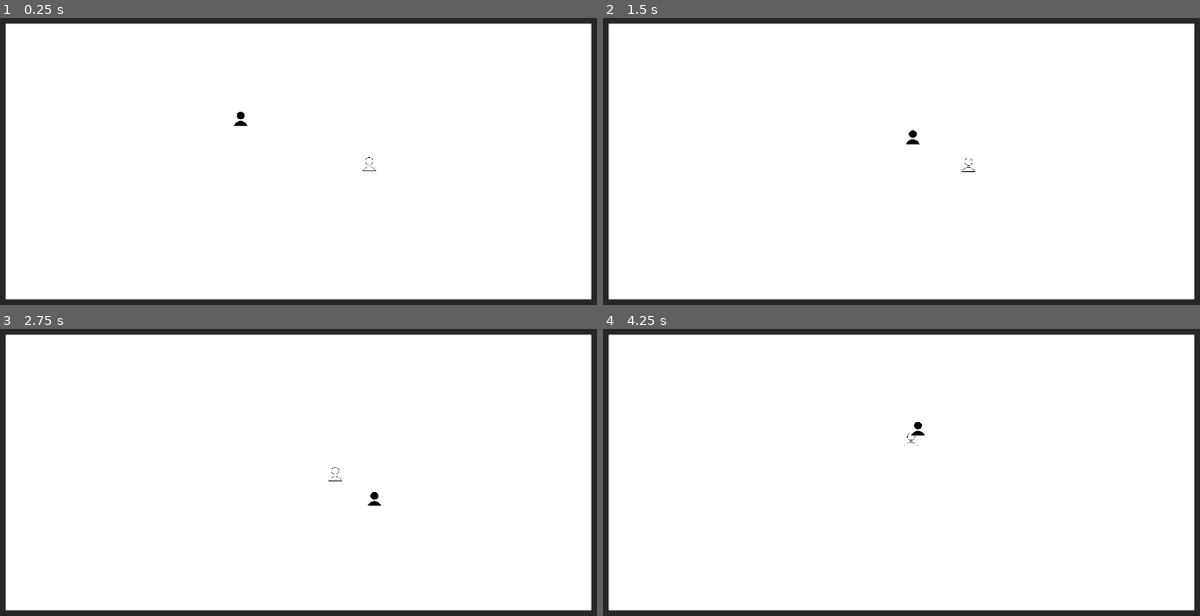
Above: before the commit, frames 1-4 (two rows, left to right).
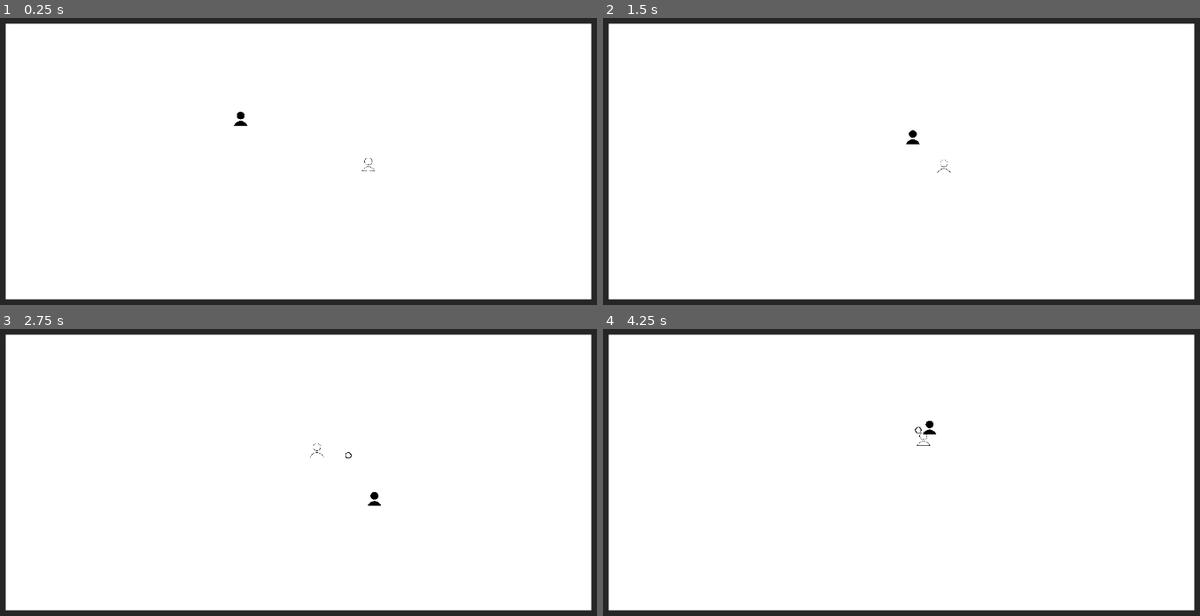
Above: after the commit, the same moments.

Repository: haihala/mankind-knew
Game: Godot game, scene res://world.tscn
Two runs of this game, one before a commit and one after it. Both use one fixed random seed, a clock stepped at 60 frames per second and the inputs below.
Inputs:
- Up to frame 1 (0.25 s): no input
- Up to frame 2 (1.5 s): hold D (move_right) 0.53-1.28 s; hold S (move_down) from 1.28 s (still down)
- Up to frame 3 (2.75 s): release S (move_down) at 2.03 s; hold D (move_right) from 2.03 s (still down)
- Up to frame 4 (4.25 s): release D (move_right) at 2.78 s; hold W (move_up) 2.78-3.53 s; hold A (move_left) from 3.53 s (still down)

The runs differ from the first frame. In frame 1, less than 0.1% of the frame differs, in the area x 60-64%, y 48-54%; in frame 2, less than 0.1%; in frame 3, less than 0.1%; in frame 4, 0.2%, in the area x 50-56%, y 31-41%.

Commit message:
NPCs shoot ideology

Diff:
--- a/godot-project/npc.gd
+++ b/godot-project/npc.gd
@@ -1,8 +1,12 @@
 extends CharacterBody2D
 
+@export var projectile_scene: PackedScene
 @export var speed: float = 50
 var next_direction: Vector2
 var prev_direction: Vector2
+
+func _ready():
+	update_decisions()
 
 func _physics_process(delta: float) -> void:
 	act_on_decisions()
@@ -12,7 +16,11 @@
 	next_direction = Vector2.from_angle(randf()*PI*2)
 
 func shoot():
-	print("shoot")
+	var projectile = projectile_scene.instantiate()
+	projectile.rotation = randf()*PI*2
+	projectile.creator = self
+	projectile.position = position
+	get_parent().add_child(projectile)
 
 func act_on_decisions():
 	var phase = $DecisionTimer.time_left / $DecisionTimer.wait_time
--- a/godot-project/npc.tscn
+++ b/godot-project/npc.tscn
@@ -1,6 +1,7 @@
-[gd_scene load_steps=4 format=3 uid="uid://ddjdvmj3ommdu"]
+[gd_scene load_steps=5 format=3 uid="uid://ddjdvmj3ommdu"]
 
 [ext_resource type="Script" path="res://npc.gd" id="1_f8a8o"]
+[ext_resource type="PackedScene" uid="uid://ddly54cbm84af" path="res://projectile.tscn" id="2_rifn1"]
 [ext_resource type="Texture2D" uid="uid://dsmfh4rp5r5db" path="res://person-hollow.png" id="2_sq8hf"]
 
 [sub_resource type="CircleShape2D" id="CircleShape2D_j8cp6"]
@@ -8,6 +9,7 @@
 [node name="NPC" type="CharacterBody2D" groups=["npc"]]
 collision_layer = 3
 script = ExtResource("1_f8a8o")
+projectile_scene = ExtResource("2_rifn1")
 
 [node name="CollisionShape2D" type="CollisionShape2D" parent="."]
 shape = SubResource("CircleShape2D_j8cp6")
--- a/godot-project/projectile.gd
+++ b/godot-project/projectile.gd
@@ -1,12 +1,16 @@
 extends Area2D
 
-@export var speed: float = 10
+@export var speed: float = 50
+var creator: Node
 
 func _physics_process(delta: float) -> void:
 	var velocity = Vector2.from_angle(rotation) * speed
 	position += velocity * delta
 
 func collision(body: Node2D):
+	if body == creator:
+		return
+
 	if body.has_method("influence"):
 		body.influence()
 	queue_free()
--- a/godot-project/projectile.tscn
+++ b/godot-project/projectile.tscn
@@ -18,4 +18,9 @@
 scale = Vector2(0.025, 0.025)
 texture = ExtResource("1_30xgc")
 
+[node name="DespawnTimer" type="Timer" parent="."]
+one_shot = true
+autostart = true
+
 [connection signal="body_entered" from="." to="." method="collision"]
+[connection signal="timeout" from="DespawnTimer" to="." method="queue_free"]
--- a/godot-project/world.tscn
+++ b/godot-project/world.tscn
@@ -1,9 +1,8 @@
-[gd_scene load_steps=6 format=3 uid="uid://cuf140fj6iemi"]
+[gd_scene load_steps=5 format=3 uid="uid://cuf140fj6iemi"]
 
 [ext_resource type="PackedScene" uid="uid://be55yifao4fp" path="res://player.tscn" id="1_uc7q8"]
 [ext_resource type="PackedScene" uid="uid://dvupfo6cbega2" path="res://wall.tscn" id="2_wy0le"]
 [ext_resource type="PackedScene" uid="uid://ddjdvmj3ommdu" path="res://npc.tscn" id="3_p6jtc"]
-[ext_resource type="PackedScene" uid="uid://ddly54cbm84af" path="res://projectile.tscn" id="4_ph0mn"]
 
 [sub_resource type="CanvasTexture" id="CanvasTexture_qkyk7"]
 
@@ -36,7 +35,3 @@
 
 [node name="NPC" parent="." instance=ExtResource("3_p6jtc")]
 position = Vector2(691, 330)
-
-[node name="Projectile" parent="." instance=ExtResource("4_ph0mn")]
-position = Vector2(654, 332)
-speed = 100.0
